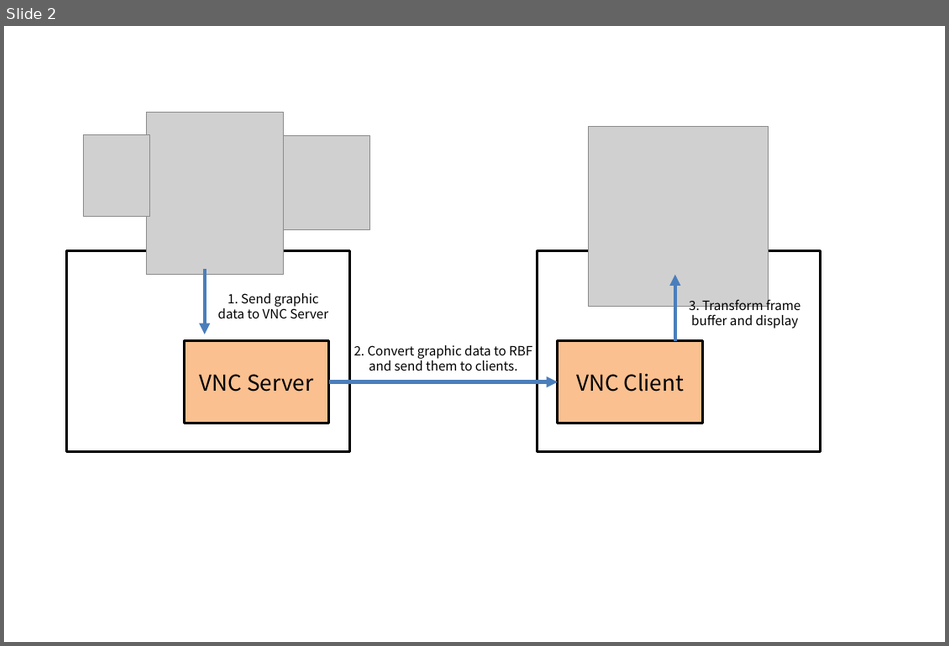
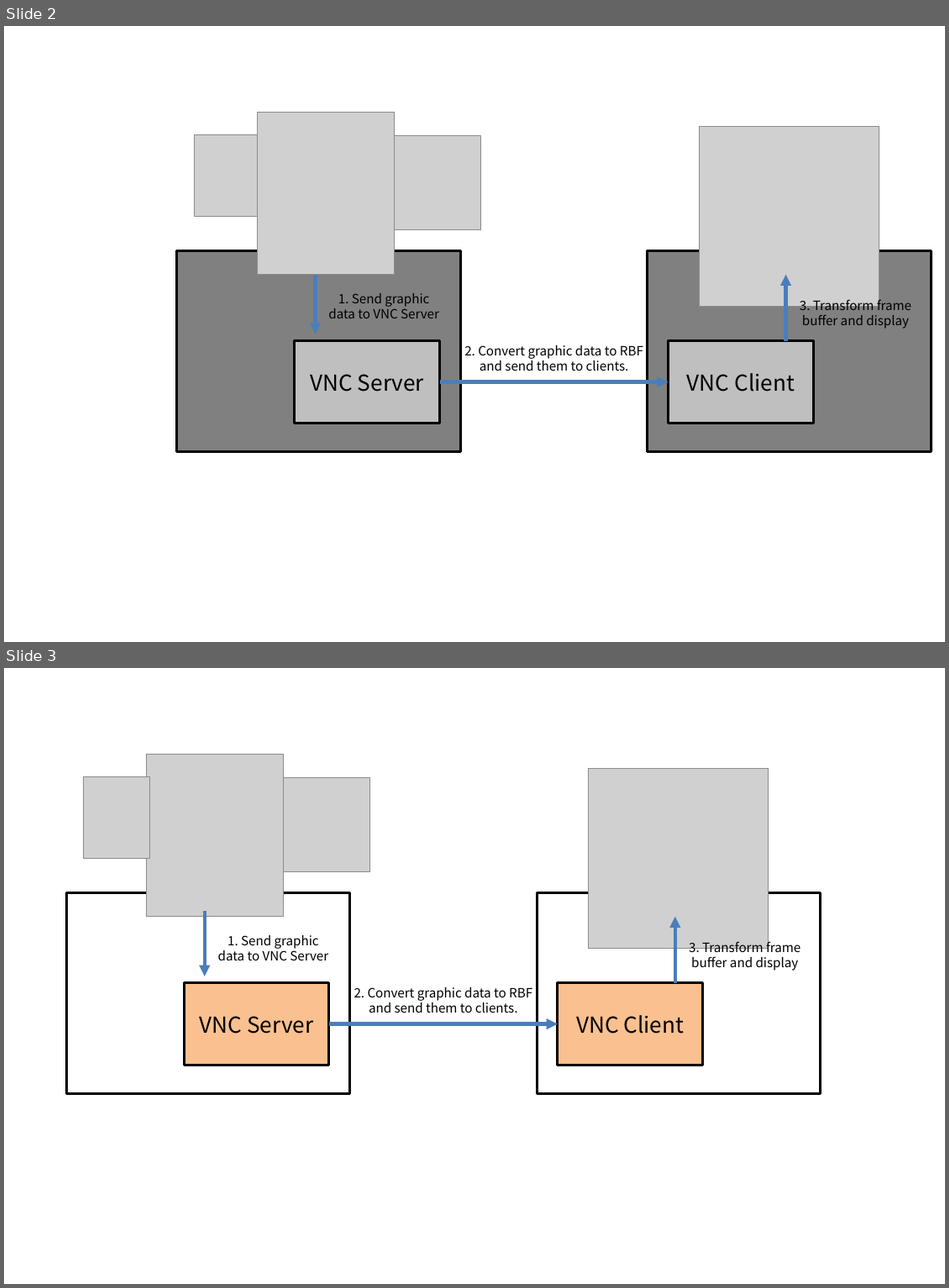
Before and after one commit to ghdud4006/RemoteNEMO, a slide deck: report_picture.pptx. Shown one above the other, each under a label of ours: slide 2 before the commit, slides 2 and 3 after it. The pictures are 949x646 and 949x1288 pixels, drawn with LibreOffice and Linux fonts; fonts in the diff are those of the drawing; grey boxes stand for pictures. Boxes give left, top, right and bottom in pixels: in the first picture for what was removed or moved away, otherwise in the second. Text is boxed around its words. In the diff, an @@ line names an element or a change of style, - is before the commit and + after.

```diff
--- a/report_picture.pptx
+++ b/report_picture.pptx
@@ slide 2 added at <box>4,26,945,642</box>, background #FFFFFF @@
@@ picture added at <box>257,112,394,274</box> @@
@@ group added at <box>177,126,931,451</box>: 4 rectangles, 3 pictures, 3 arrows, 3 texts @@
+VNC Server
+VNC Client
+1. Send graphic data to VNC Server
+3. Transform frame buffer and display
+2. Convert graphic data to RBF and send them to clients.
@@ what was slide 2 is now slide 3 @@
```
Also in this commit, not shown: 1 slide changed, 1 other slide added, 2 other files.
